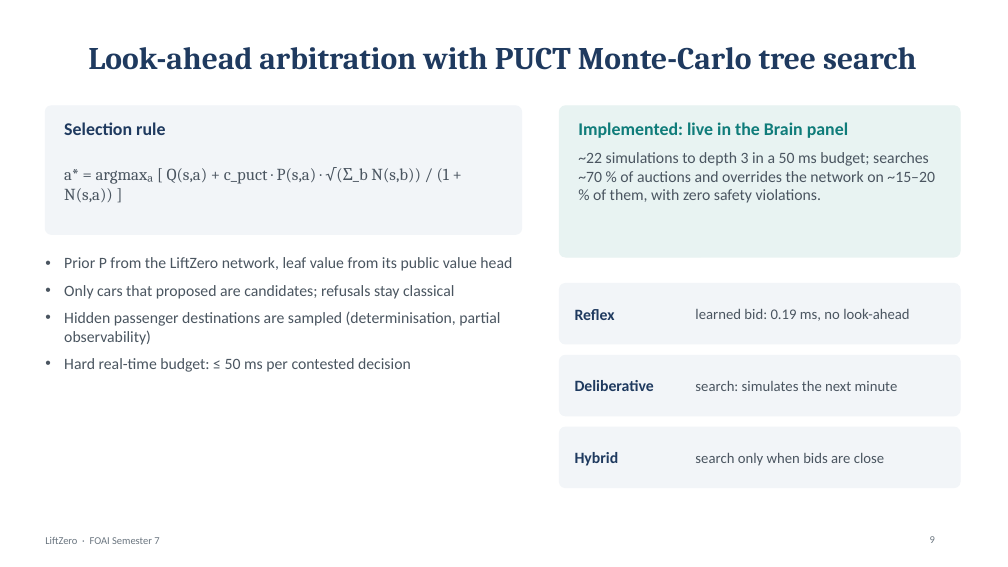
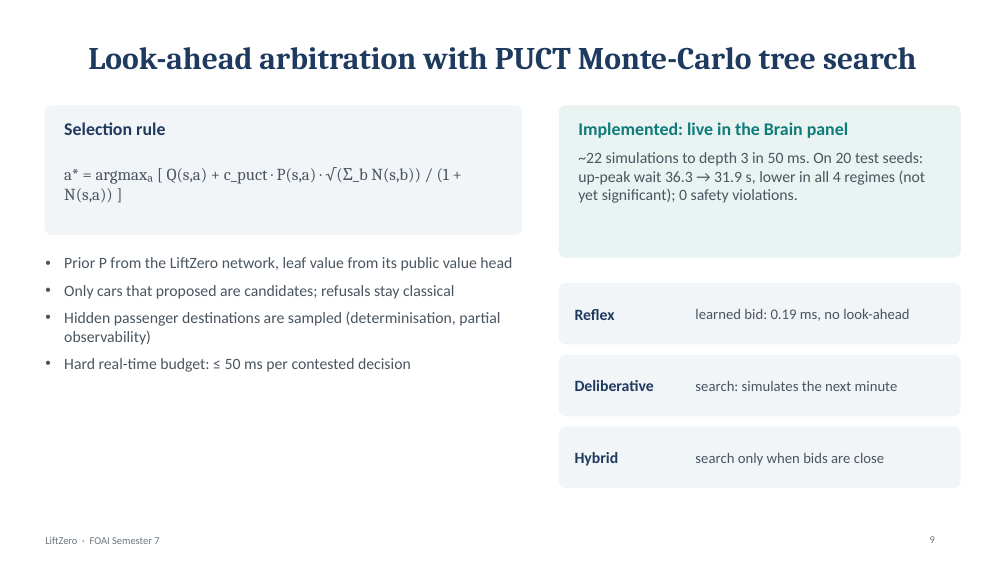
Before and after one commit to Adhikkesh/Multi-Agent-Smart-Elevator-Fleet-Coordinator, a slide deck: slide 9 of docs/LiftZero_Viva_Deck.pptx. Drawn at 1008x567 pixels with LibreOffice and Linux fonts; fonts in the diff are those of the drawing. Boxes give left, top, right and bottom in pixels: in the first picture for what was removed or moved away, otherwise in the second. Text is boxed around its words. In the diff, an @@ line names an element or a change of style, - is before the commit and + after.

Commit message:
docs(eval): look-ahead closed-loop evaluation and chart
20 paired test seeds x 4 regimes: lower average wait than LiftZero-BC in every regime
(up-peak 36.3 -> 31.9 s) but not statistically significant (Wilcoxon p >= 0.12), ~8x the
compute, zero safety violations. Deck, study material and status doc updated.

```diff
--- a/docs/LiftZero_Viva_Deck.pptx
+++ b/docs/LiftZero_Viva_Deck.pptx
@@ text at (578, 152, 926, 203): text changed @@
-~22 simulations to depth 3 in a 50 ms budget; searches ~70 % of auctions and overrides the network on ~15–20 % of them, with zero safety violations.
+~22 simulations to depth 3 in 50 ms. On 20 test seeds: up-peak wait 36.3 → 31.9 s, lower in all 4 regimes (not yet significant); 0 safety violations.
```
Also in this commit, not shown: 7 other files.
